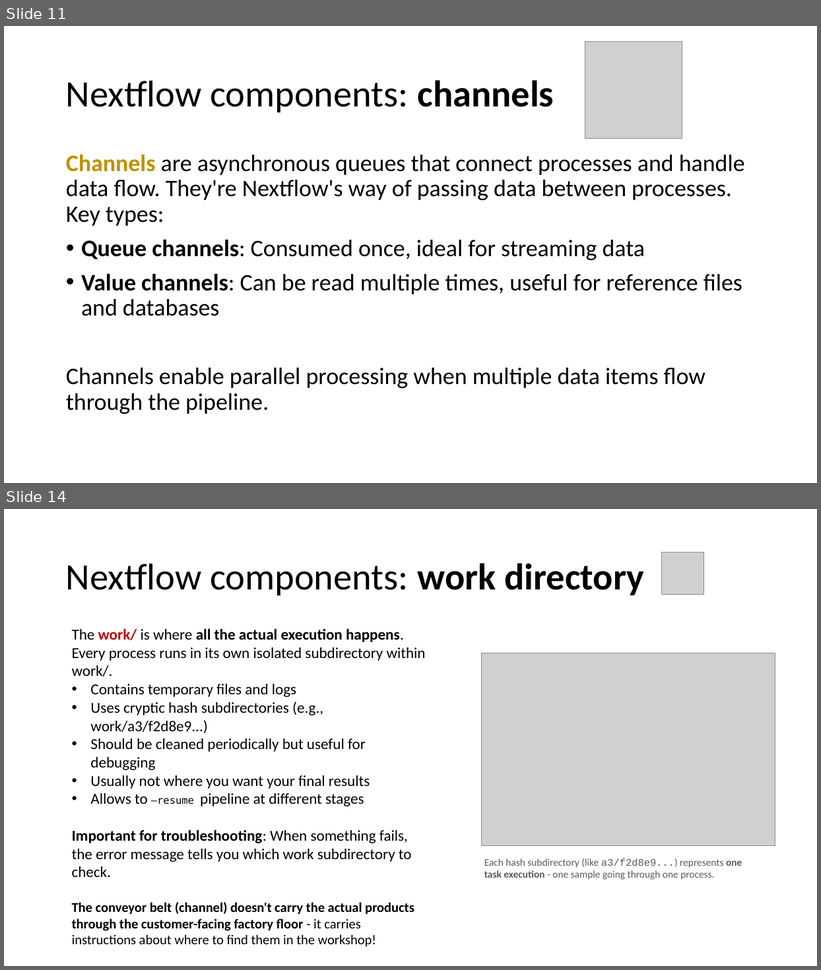
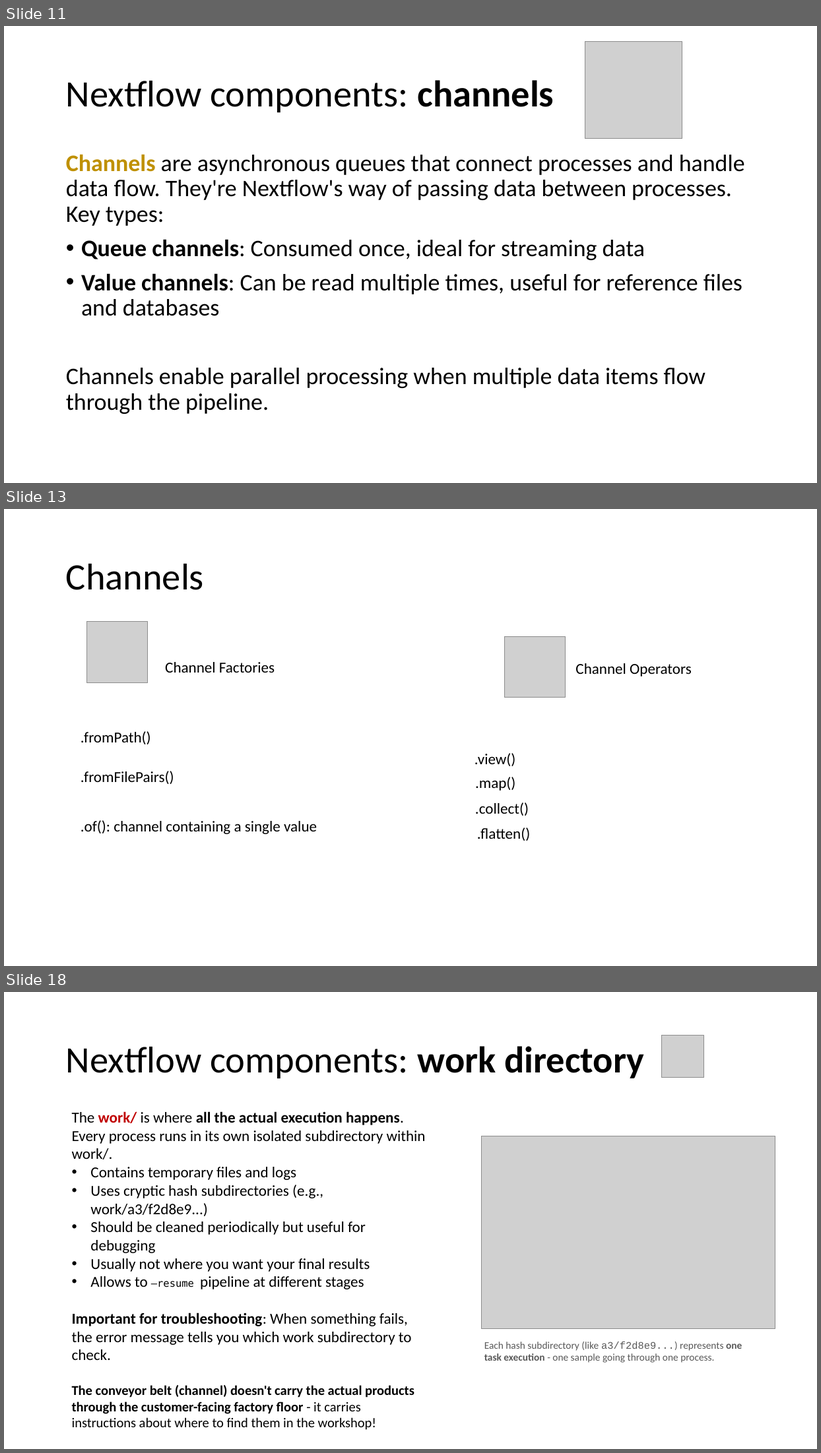
Before and after one commit to hurwitzlab/nextflow_crash_course, a slide deck: day1_material/slides/day1.pptx. Shown one above the other, each under a label of ours: slides 11 and 14 before the commit, slides 11, 13 and 18 after it; the slides between them are not shown. The pictures are 821x970 and 821x1453 pixels, drawn with LibreOffice and Linux fonts; fonts in the diff are those of the drawing; grey boxes stand for pictures. Boxes give left, top, right and bottom in pixels: in the first picture for what was removed or moved away, otherwise in the second. Text is boxed around its words. In the diff, an @@ line names an element or a change of style, - is before the commit and + after.

```diff
--- a/day1_material/slides/day1.pptx
+++ b/day1_material/slides/day1.pptx
@@ slide 13 added at box(4, 509, 817, 966), background #FFFFFF @@
@@ title added at box(66, 563, 204, 590), 44 pt, text #000000 @@
+Channels
@@ picture added at box(86, 622, 147, 683) @@
@@ picture added at box(505, 636, 566, 698) @@
@@ text added at box(165, 662, 275, 673), 18 pt, text #000000 @@
+Channel Factories
@@ text added at box(576, 663, 692, 677), 18 pt, text #000000 @@
+Channel Operators
@@ text added at box(81, 731, 151, 745), 18 pt, text #000000 @@
+.fromPath()
@@ text added at box(475, 753, 516, 766), 18 pt, text #000000 @@
+.view()
@@ text added at box(81, 771, 174, 784), 18 pt, text #000000 @@
+.fromFilePairs()
@@ text added at box(475, 777, 516, 791), 18 pt, text #000000 @@
+.map()
@@ text added at box(475, 803, 529, 816), 18 pt, text #000000 @@
+.collect()
@@ text added at box(81, 821, 317, 834), 18 pt, text #000000 @@
+.of(): channel containing a single value
@@ text added at box(477, 828, 530, 841), 18 pt, text #000000 @@
+.flatten()
@@ what was slide 14 is now slide 18 @@
```
Also in this commit, not shown: 2 slides changed, 3 other slides added, 9 other files.
